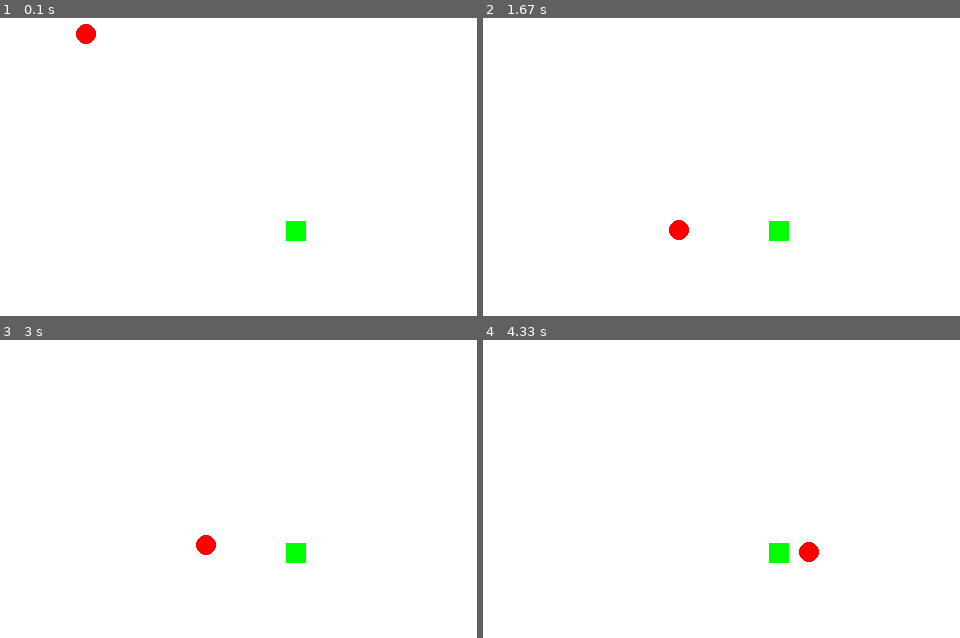
Above: before the commit, frames 1-4 (two rows, left to right).
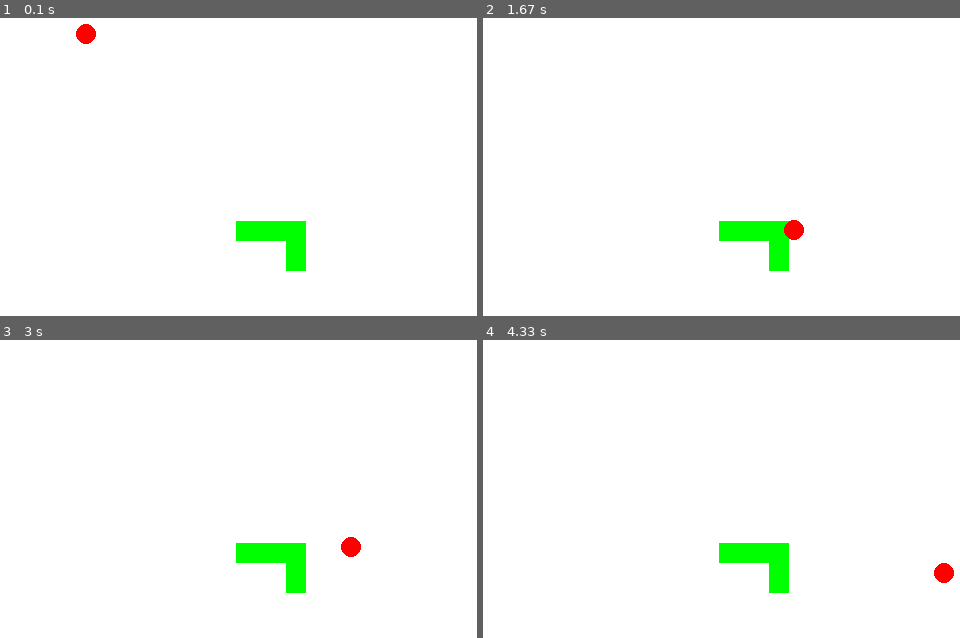
Above: after the commit, the same moments.

Repository: TeshShin/OpenGL_with_Pygame_programming
Game: pygame game, started from 개인프로젝트/bounceball.py
Two runs of this game, one before a commit and one after it. Both use one fixed random seed, a clock stepped at 60 frames per second and the inputs below.
Inputs:
- Up to frame 1 (0.1 s): no input
- Up to frame 2 (1.67 s): hold Right 0.33-0.8 s; hold Right 0.83-1.3 s; hold Left from 1.33 s (still down)
- Up to frame 3 (3 s): release Left at 1.87 s; hold Left 1.9-2.3 s; hold Right 2.33-2.97 s
- Up to frame 4 (4.33 s): hold Left 3-3.47 s; hold Right 3.5-3.97 s; hold Right from 4 s (still down)

The runs differ from the first frame. In frame 1, 1.1% of the frame differs, in the area x 49-65%, y 68-85%; in frame 2, 1.6%, in the area x 38-68%, y 67-85%; in frame 3, 1.6%; in frame 4, 1.6%.

Commit message:
바운스볼 제작 테스트

Diff:
--- a/개인프로젝트/bounceball.py
+++ b/개인프로젝트/bounceball.py
@@ -8,7 +8,7 @@
 screen_width = 800
 screen_height = 600
 screen = pygame.display.set_mode((screen_width, screen_height))
-pygame.display.set_caption('Bounce Ball Game')
+pygame.display.set_caption('바운스볼 게임')
 
 # 색 정의
 WHITE = (255, 255, 255)
@@ -22,24 +22,48 @@
         self.radius = 10
         self.velocity = [0, 0]
         self.bouncing_velocity = -13
-        self.rect = pygame.Rect(self.pos[0], self.pos[1], self.radius * 2, self.radius * 2)
+        self.rect = pygame.Rect(self.pos[0] - self.radius, self.pos[1] - self.radius, self.radius * 2, self.radius * 2)
     def updatecollider(self):
-        self.rect = pygame.Rect(self.pos[0], self.pos[1], self.radius * 2, self.radius * 2)
+        self.rect = pygame.Rect(self.pos[0] - self.radius, self.pos[1] - self.radius, self.radius * 2, self.radius * 2)
+
 class platform:
     def __init__(self, x, y, width, height):
+        self.pos = [x, y]
         self.width = width
         self.height = height
-        self.pos = [x, y]
         self.rect = pygame.Rect(self.pos[0], self.pos[1], self.width, self.height)
     def updatecollider(self):
         self.rect = pygame.Rect(self.pos[0], self.pos[1], self.width, self.height)
+    # def checkcollide(self, ball):
+    #     if ball.pos[0] + ball.radius >= self.rect.left and  ball.pos[0] - ball.radius <= self.rect.left: #플랫폼 왼쪽에 부딪힐 때
+    #         ball.pos[0] = self.rect.left - ball.radius
+    #     elif ball.pos[1] - ball.radius >= self.rect.top and ball.pos[1] + ball.radius <= self.rect.top: # 플랫폼 위쪽에 부딪힐 때
+    #         ball.velocity[1] = ball.bouncing_velocity
+    #     elif ball.pos[1] + ball.radius and ball.pos[1] - ball.radius >= self.rect.bottom: # 플랫폼 아래쪽에 부딪힐 때
+    #         ball.pos[1] = self.rect.bottom + ball.radius
+    #         ball.velocity[1] = -ball.velocity[1]
+    #     elif ball.pos[0] - ball.radius <= self.rect.right and ball.pos[0] + ball.radius >= self.rect.right: # 플랫폼 오른쪽에 부딪힐 때
+    #         ball.pos[0] = self.rect.right + ball.radius
+    def checkcollide(self, ball):
+        if self.rect.colliderect(ball.rect):
+            if ball.rect.right >= self.rect.left and ball.rect.left <= self.rect.left: #플랫폼 왼쪽에 부딪힐 때
+                ball.pos[0] = self.rect.left - ball.radius
+            elif ball.rect.left <= self.rect.right and ball.rect.right >= self.rect.right: # 플랫폼 오른쪽에 부딪힐 때
+                ball.pos[0] = self.rect.right + ball.radius
+            elif ball.rect.bottom >= self.rect.top and ball.rect.top <= self.rect.top: # 플랫폼 위쪽에 부딪힐 때
+                ball.velocity[1] = ball.bouncing_velocity
+            elif ball.rect.top <= self.rect.bottom and ball.rect.bottom >= self.rect.bottom: # 플랫폼 아래쪽에 부딪힐 때
+                ball.pos[1] = self.rect.bottom + ball.radius
+                ball.velocity[1] = -ball.velocity[1]
 
 
 
 
-
+# 플레이어 생성
 ball = player(400,300)
-ground1 = platform(600,500,20,20)
+# 플랫폼 생성
+ground1 = platform(600,500,20,50)
+ground2 = platform(550,500,50,20)
 # 중력 가속도
 gravity = 0.9
 
@@ -50,43 +74,33 @@
 # 게임 루프
 while True:
     clock.tick(FPS)  # 프레임 제한
-    # 물체의 움직임에 따른 콜라이더 업데이트
-    ball.updatecollider()
-    ground1.updatecollider()
     for event in pygame.event.get():
         if event.type == pygame.QUIT:
             pygame.quit()
             sys.exit()
-        elif event.type == pygame.KEYDOWN:
+        if event.type == pygame.KEYDOWN:
             if event.key == pygame.K_LEFT:
                 ball.velocity[0] = -5
             elif event.key == pygame.K_RIGHT:
                 ball.velocity[0] = 5
         elif event.type == pygame.KEYUP:
-            if event.key == pygame.K_LEFT or event.key == pygame.K_RIGHT:
+            if event.key == pygame.K_LEFT:
+                ball.velocity[0] = 0
+            elif event.key == pygame.K_RIGHT:
                 ball.velocity[0] = 0
 
     # 공에 중력 가하기
     ball.velocity[1] += gravity
+    # 플랫폼과 플레이어(공)와의 콜리전 판정
+    ground1.checkcollide(ball)
+    ground2.checkcollide(ball)
 
 
-
-
-    # 플랫폼과 플레이어(공)와의 콜리전 판정
-    if ground1.rect.colliderect(ball.rect):
-        if ball.rect.right >= ground1.rect.left and ball.rect.left <= ground1.rect.left:
-            ball.pos[0] = ground1.rect.left - ball.radius
-        elif ball.rect.left <= ground1.rect.right and ball.rect.right >= ground1.rect.right:
-            ball.pos[0] = ground1.rect.right + ball.radius
-        elif ball.rect.bottom >= ground1.rect.top and ball.rect.top <= ground1.rect.top:
-            ball.velocity[1] = ball.bouncing_velocity
-        elif ball.rect.top <= ground1.rect.bottom and ball.rect.bottom >= ground1.rect.bottom:
-            ball.pos[1] = ground1.rect.bottom + ball.radius
-
-
-    # 공 움직이기
+     # 공 움직이기
     ball.pos[0] += ball.velocity[0]
     ball.pos[1] += ball.velocity[1]
+  # 물체의 움직임에 따른 콜라이더 업데이트
+    ball.updatecollider()
 
 
 
@@ -101,9 +115,10 @@
     # 화면 클리어
     screen.fill(WHITE)
 
+    # 플랫폼 그리기
+    pygame.draw.rect(screen, GREEN, (int(ground1.pos[0]), int(ground1.pos[1]), ground1.width, ground1.height))
+    pygame.draw.rect(screen, GREEN, (int(ground2.pos[0]), int(ground2.pos[1]), ground2.width, ground2.height))
     # 공그리기
-
-    pygame.draw.rect(screen, GREEN, (int(ground1.pos[0]), int(ground1.pos[1]), ground1.width, ground1.height))
     pygame.draw.circle(screen, RED, (int(ball.pos[0]), int(ball.pos[1])), ball.radius)
     # 화면 업데이트하기
     pygame.display.flip()
